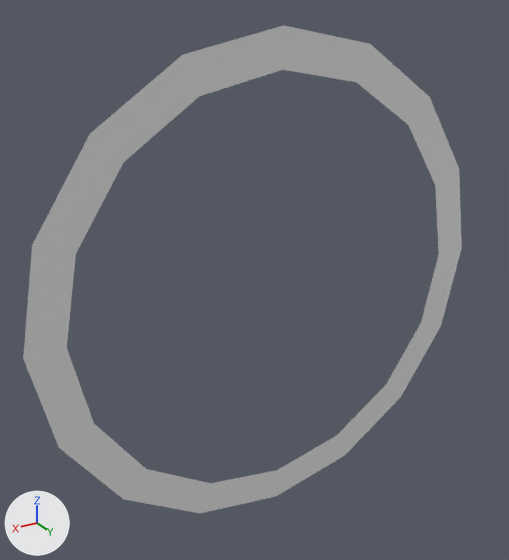
An edit to the FBX model Assets/UI & Effect/Effect/eeeeeeeeeeee.FBX, drawn before and after from the same camera.
Before and after are seen from a 50 mm lens placed at (0.958, 1.275, 0.791), pointed at (0.093, -0.166, 0.07). Every picture has the same lights, and +X, +Y and +Z are marked at lower left. Where no turn or scale is listed for an object, it has been applied to the vertices.

Before the edit, the objects in view are built like this:
```python
me_tube01 = bpy.data.meshes.new('Tube01')
me_tube01.from_pydata(...)  # 32 vertices, 16 faces; spans x -0.669..0.669, y -0.149, z -0.669..0.669
ob_tube01 = bpy.data.objects.new('Tube01', me_tube01)
ob_tube01.location = (0.026, 0.0, 0.021)
```
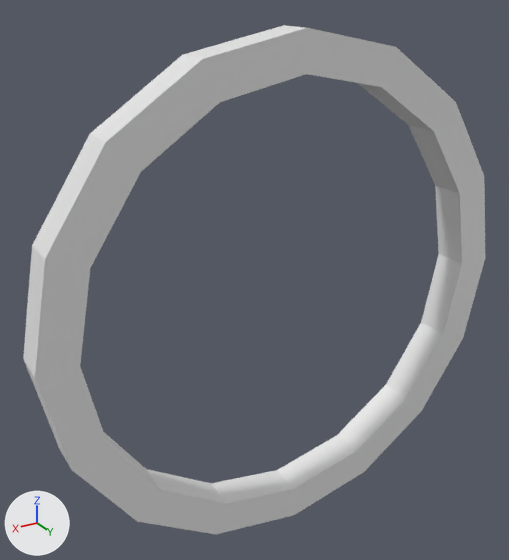
Where the newer file only moved an object's origin or applied its transform, the numbers keep the older frame.

The edits, one by one:
me_tube01 is used by ob_tube01; location (0.026, 0.0, 0.021).
me_tube01 had 32 vertices, 16 faces and spanned x -0.669..0.669, y -0.149, z -0.669..0.669.
me_tube01 now has 64 vertices, 64 faces and spans x -0.669..0.669, y -0.149..-0.054, z -0.669..0.669.
Part 1, on me_tube01:
32 new vertices lie (0.0, 0.095, 0.0) away from vertices in x -0.669..0.669, y -0.149, z -0.669..0.669.
48 new faces join them.

Where the change shows, as pixel boxes [x1, y1, x2, y2] in the pictures (509 x 560 px):
'Tube01', reshaped: before [23, 25, 462, 513]; after [23, 25, 485, 534]
part 1 of me_tube01, added: after [23, 25, 485, 534]
